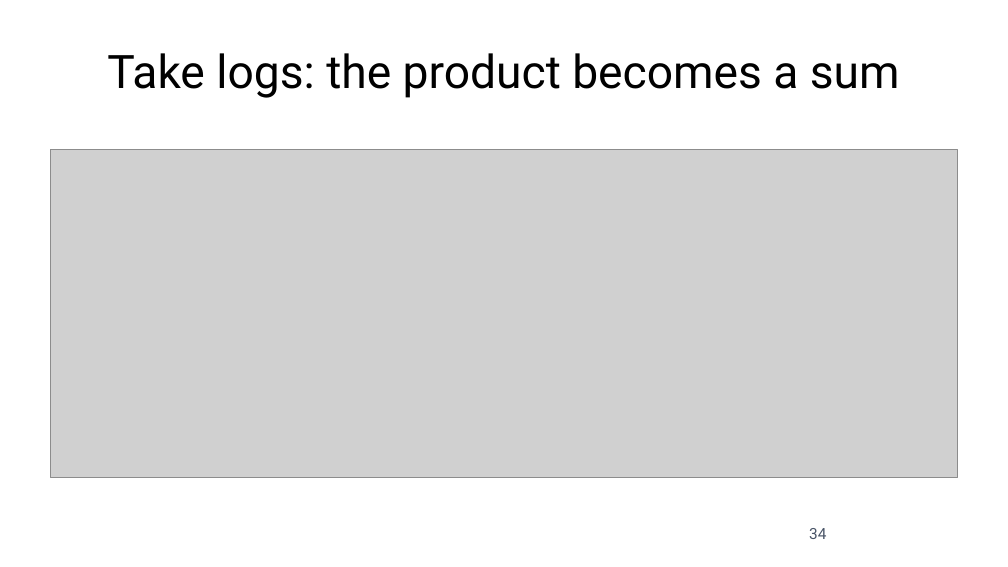
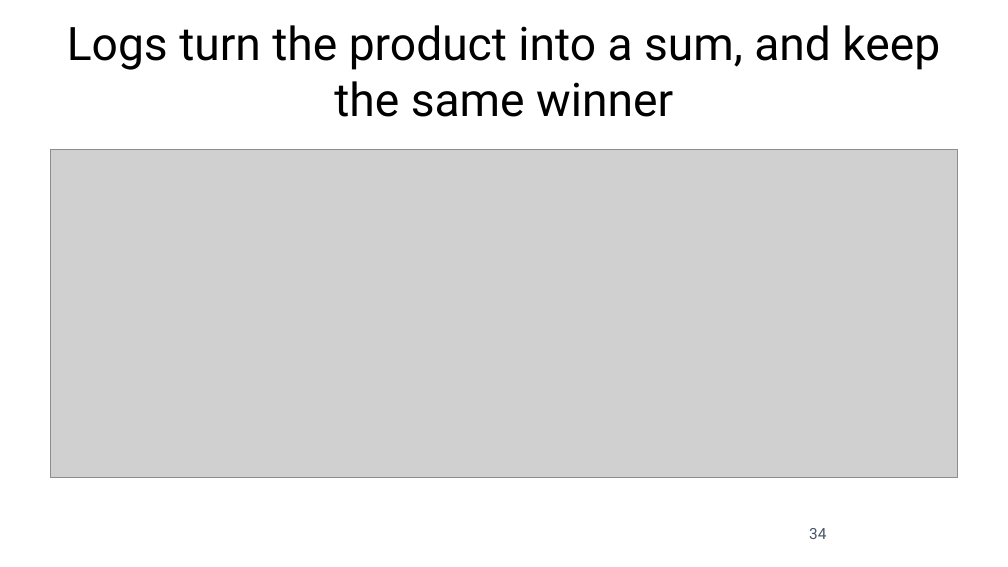
Before and after one commit to fabioantonini/technologies-for-artificial-intelligence, a slide deck: slide 34 of Lessons/06_knn_naive_bayes_svm/Slides/knn_naive_bayes_svm_slides.pptx. Drawn at 1008x567 pixels with LibreOffice and Linux fonts; fonts in the diff are those of the drawing; grey boxes stand for pictures; background and template pictures are left out. Boxes give left, top, right and bottom in pixels: in the first picture for what was removed or moved away, otherwise in the second. Text is boxed around its words. In the diff, an @@ line names an element or a change of style, - is before the commit and + after.

```diff
--- a/Lessons/06_knn_naive_bayes_svm/Slides/knn_naive_bayes_svm_slides.pptx
+++ b/Lessons/06_knn_naive_bayes_svm/Slides/knn_naive_bayes_svm_slides.pptx
@@ title at (67, 25, 940, 117): text changed @@
-Take logs: the product becomes a sum
+Logs turn the product into a sum, and keep the same winner
```
Also in this commit, not shown: 9 other slides changed, 24 other files.
